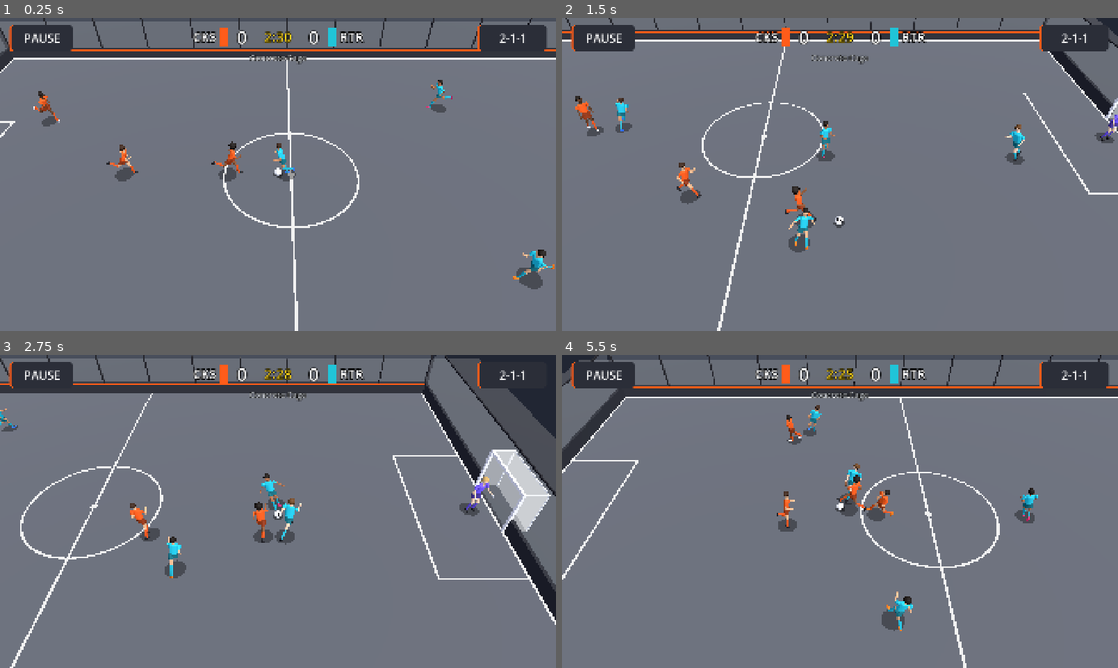
Above: before the commit, frames 1-4 (two rows, left to right).
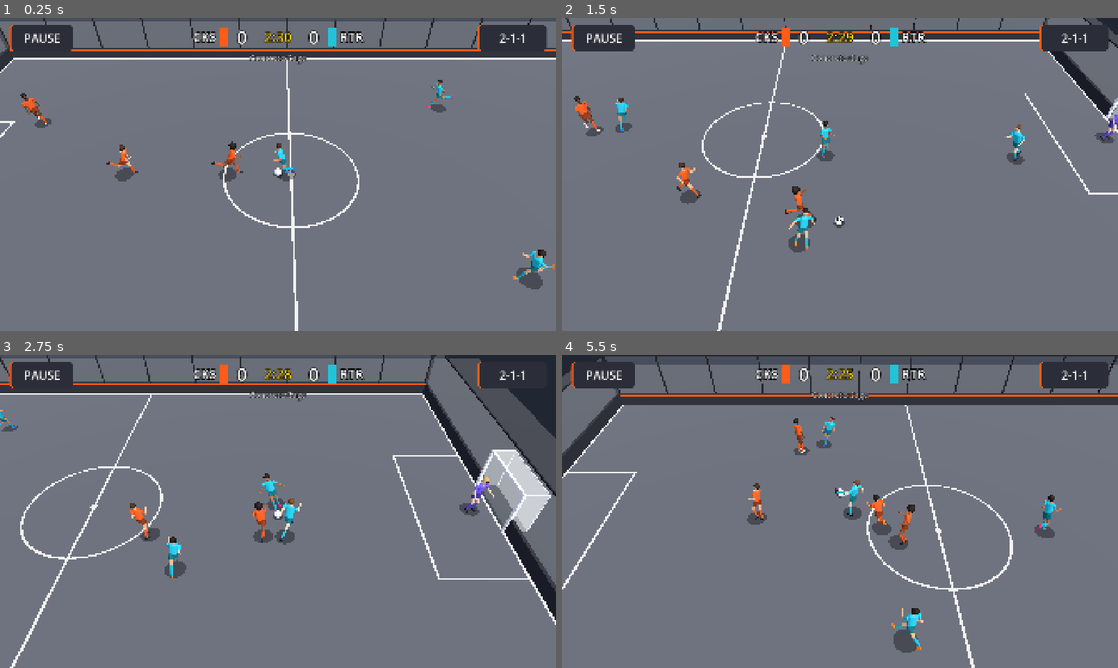
Above: after the commit, the same moments.

Repository: Ytyoussef123/RACING
Game: Godot game, scene res://tests/match_sim_test.tscn
The game is run twice, just before and just after one commit, with the same random seed, the same clock (stepped at 60 frames per second) and the same inputs. This scene is started directly instead of the project's main scene.
Inputs (mouse positions are in pixels of both pictures, inside the frame that each line leads up to):
- Up to frame 1 (0.25 s): no input
- Up to frame 2 (1.5 s): move the mouse to (962, 158) at 0.52 s; hold D 0.53-1.25 s; hold Ctrl 0.53-1.25 s; click (962, 158) at 0.67 s; tap Space at 0.77, 1.07 s; drag from (728, 190) to (812, 237) at 1.27 s
- Up to frame 3 (2.75 s): move the mouse to (333, 442) at 2.02 s; hold D from 2.03 s (still down); hold R from 2.03 s (still down)
- Up to frame 4 (5.5 s): release D at 2.75 s; release R at 2.75 s; drag from (812, 574) to (673, 464) at 2.77 s; move the mouse to (1006, 558) at 3.52 s; hold A 3.53-4.25 s; tap F at 3.6 s; tap Space at 3.77, 4.07 s; drag from (673, 464) to (756, 433) at 4.27 s; move the mouse to (867, 511) at 5.02 s; hold S from 5.03 s (still down); hold Shift from 5.03 s (still down); click (867, 511) at 5.17 s

The runs differ from the first frame. In frame 1, 0.4% of the frame differs, in the area x 3-98%, y 20-87%; in frame 2, 0.3%; in frame 3, 0.8%; in frame 4, 13%, in the area x 0-100%, y 0-100%.

Commit message:
Street Football: cover picked near the cover point, none on loose balls
The covering defender is now the outfield player nearest the cover point
behind the ball (was the second nearest to the ball, who then stayed
near it), and only while the other side has the ball: a loose ball gets
one player, as before. The match test prints which jobs make the close
pairs and the crowds near the ball (diagnosis).

Co-Authored-By: Claude Opus 5.5 <noreply@anthropic.com>
Claude-Session: https://claude.ai/code/session_01DzDgJmNS4phE2fFBij9fZM

Diff:
--- a/street-football/scripts/ai/team_brain.gd
+++ b/street-football/scripts/ai/team_brain.gd
@@ -66,19 +66,23 @@
 	_assign_marks(ctx, human_player)
 
 
-## The outfield player nearest the ball after the one pressing it (never the human's player),
-## when the ball is far enough from our goal (cover_min_goal_distance) for a second line.
+## While the other side has the ball (or its pass is on the way) and the ball is far enough from
+## our goal (cover_min_goal_distance): the outfield player nearest the cover point behind the ball
+## (not the one pressing, never the human's player). A loose ball gets no cover: one player goes.
 func _pick_cover(ctx: MatchContext, human_player: Player, presser: Player) -> Player:
+	if not AttackRoles.in_possession(team.opponent, ctx):
+		return null
 	var ball_pos := ctx.ball.position
 	var to_goal := Vector2(ball_pos.x - team.own_goal_x(ctx.court), ball_pos.z)
 	if to_goal.length() < Steering.num("cover_min_goal_distance", 7.0):
 		return null
+	var spot := SupportAI.cover_point(team, ctx)
 	var best: Player = null
 	var best_d := INF
 	for p in team.outfield():
 		if p == presser or p == human_player:
 			continue
-		var d := p.flat_distance_to(ball_pos)
+		var d := p.flat_distance_to(spot)
 		if d < best_d:
 			best_d = d
 			best = p
--- a/street-football/tests/match_sim_test.gd
+++ b/street-football/tests/match_sim_test.gd
@@ -51,6 +51,10 @@
 var _phase_close: Array[int] = [0, 0, 0]
 var _phase_crowd: Array[int] = [0, 0, 0]
 var _phase_sides: Array[int] = [0, 0, 0]
+## Diagnosis: how often each kind of close pair and each crowd near the ball happens, by the
+## players' jobs (AttackRoles with the ball; chaser, cover, marker or zone without it).
+var _pair_kinds: Dictionary = {}
+var _crowd_kinds: Dictionary = {}
 
 
 func _ready() -> void:
@@ -116,6 +120,11 @@
 		var outfield := team.outfield()
 		var near_ball := 0
 		var close_pair := false
+		var near_labels: Array[String] = []
+		for i in range(outfield.size()):
+			for j in range(i + 1, outfield.size()):
+				if outfield[i].flat_distance_to(outfield[j].position) < CLOSE_PAIR:
+					_count(_pair_kinds, PHASES[phase], [_label(outfield[i], team, ctx, phase), _label(outfield[j], team, ctx, phase)])
 		for p in outfield:
 			var nearest := INF
 			for q in outfield:
@@ -129,14 +138,43 @@
 				close_pair = close_pair or nearest < CLOSE_PAIR
 			if p.flat_distance_to(ctx.ball.position) < CROWD_RADIUS:
 				near_ball += 1
+				near_labels.append(_label(p, team, ctx, phase))
 		_side_samples += 1
 		_phase_sides[phase] += 1
 		if near_ball >= CROWD_COUNT:
 			_crowd_samples += 1
 			_phase_crowd[phase] += 1
+			_count(_crowd_kinds, PHASES[phase], near_labels)
 		if close_pair:
 			_close_samples += 1
 			_phase_close[phase] += 1
+
+
+## What a player is doing, for the diagnosis.
+static func _label(p: Player, team: Team, ctx: MatchContext, phase: int) -> String:
+	if phase == 0:
+		if p == ctx.possession.holder or p == ctx.possession.pass_target:
+			return "carrier"
+		if p.ai.go_left > 0.0:
+			return "give-go"
+		if p.ai.run_left > 0.0:
+			return "runner"
+		var jobs: Array[String] = ["no job", "support", "forward", "cover"]
+		return jobs[int(p.ai.attack_role)]
+	if p == team.brain.chaser:
+		return "chaser"
+	if p == team.brain.cover:
+		return "cover"
+	return "marker" if p.ai.mark != null else "zone"
+
+
+static func _count(kinds: Dictionary, phase_name: String, labels: Array) -> void:
+	labels.sort()
+	var parts := PackedStringArray()
+	for label in labels:
+		parts.append(str(label))
+	var key := "%s: %s" % [phase_name, " + ".join(parts)]
+	kinds[key] = int(kinds.get(key, 0)) + 1
 
 
 ## The side has the ball, or its pass is on the way to a teammate.
@@ -183,6 +221,8 @@
 		print("MATCH SPACING %s (%.0f %% of the time): %.1f m to the nearest teammate, %.0f %% two closer than %.0f m, %.0f %% 3+ near the ball"
 			% [PHASES[k], 100.0 * _phase_sides[k] / sides, _phase_sum[k] / maxf(1.0, float(_phase_count[k])),
 			100.0 * _phase_close[k] / phase_sides, CLOSE_PAIR, 100.0 * _phase_crowd[k] / phase_sides])
+	_print_kinds("close pair", _pair_kinds, sides)
+	_print_kinds("crowd", _crowd_kinds, sides)
 	_check("every match reaches full time", _all_finished)
 	_check("goals are scored", _total_goals >= MIN_TOTAL_GOALS, "total=%d" % _total_goals)
 	_check("score matches goals", not _score_mismatch)
@@ -192,6 +232,14 @@
 	get_tree().quit(1 if _failures > 0 else 0)
 
 
+## The most frequent kinds, as a share of all side samples.
+func _print_kinds(what: String, kinds: Dictionary, sides: float) -> void:
+	var keys: Array = kinds.keys()
+	keys.sort_custom(func(a: Variant, b: Variant) -> bool: return int(kinds[a]) > int(kinds[b]))
+	for k in range(mini(keys.size(), 8)):
+		print("MATCH SPACING %s %s: %.1f %%" % [what, str(keys[k]), 100.0 * int(kinds[keys[k]]) / sides])
+
+
 func _check(test_name: String, ok: bool, detail: String = "") -> void:
 	if ok:
 		print("TEST PASS ", test_name)
--- a/street-football/tests/team_ai_test.gd
+++ b/street-football/tests/team_ai_test.gd
@@ -231,7 +231,7 @@
 	var brain := _home.brain
 	_check("defense: the nearest player presses", brain.chaser == _home.players[1],
 		"chaser=%s" % [str(brain.chaser.name) if brain.chaser != null else "none"])
-	_check("defense: the next nearest covers behind him", brain.cover == _home.players[2],
+	_check("defense: the player nearest the cover point covers behind him", brain.cover == _home.players[2],
 		"cover=%s" % [str(brain.cover.name) if brain.cover != null else "none"])
 	var cover := SupportAI.cover_point(_home, _ctx)
 	_check("defense: the cover stands between the ball and our goal", cover.x < _ctx.ball.position.x - 3.0
